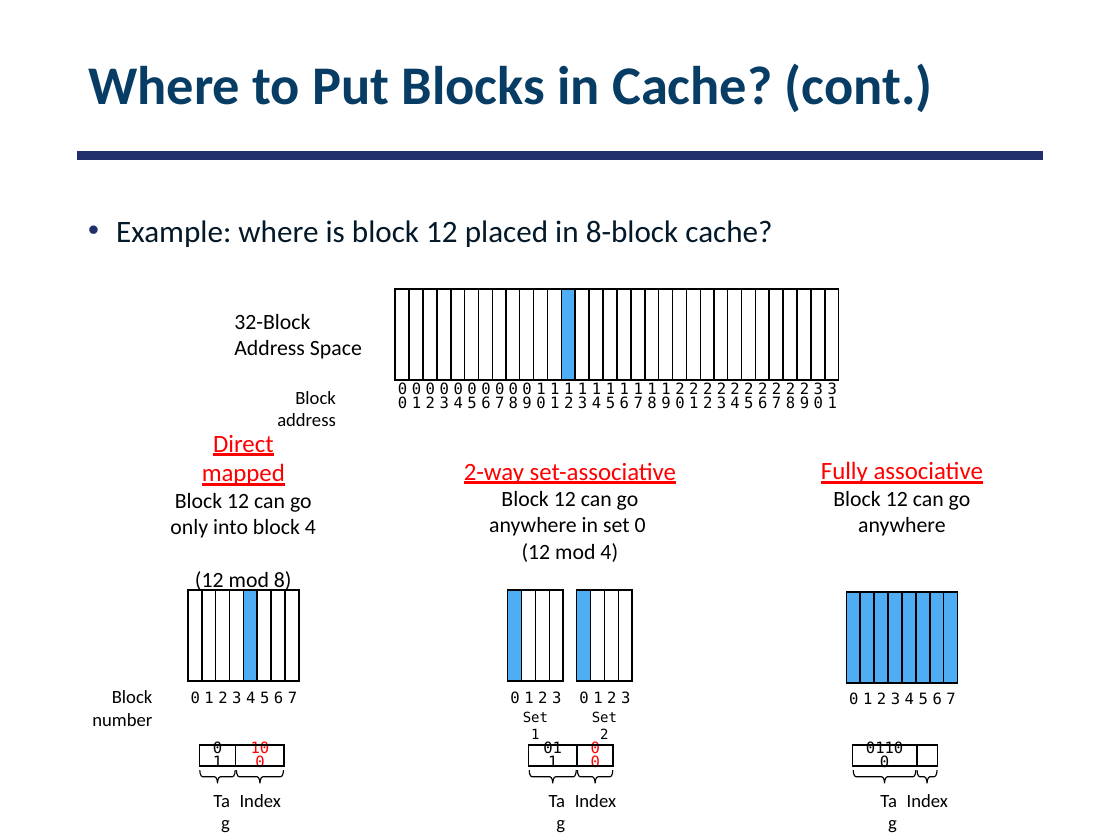
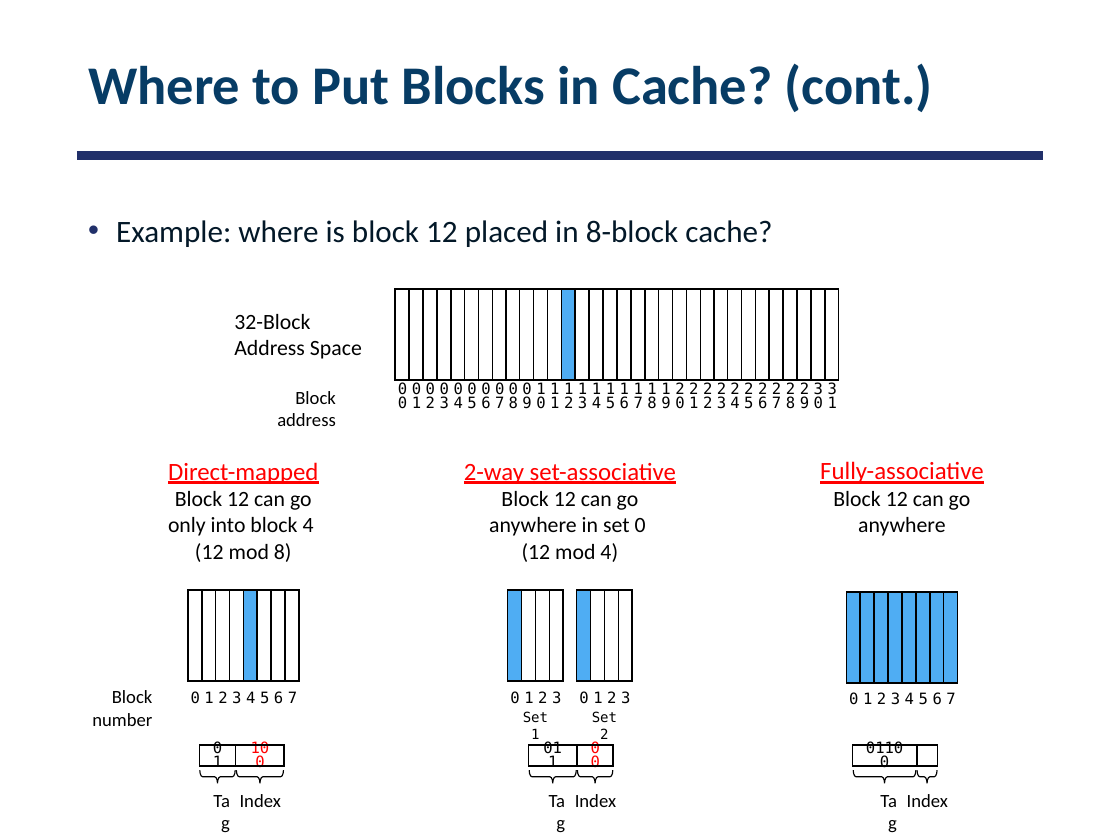
Before and after one commit to smajidzahedi/ECE350, a slide deck: slide 17 of 08-caching.pptx. Drawn at 1120x840 pixels with LibreOffice and Linux fonts; fonts in the diff are those of the drawing. Boxes give left, top, right and bottom in pixels: in the first picture for what was removed or moved away, otherwise in the second. Text is boxed around its words. In the diff, an @@ line names an element or a change of style, - is before the commit and + after.

Commit message:
fixed typos during lecture

```diff
--- a/08-caching.pptx
+++ b/08-caching.pptx
@@ text "Direct-mapped" moved from (x1=170, y1=435, x2=316, y2=593) to (x1=168, y1=462, x2=318, y2=562) @@
@@ text at (x1=168, y1=462, x2=318, y2=484): text changed @@
-Direct mapped
+Direct-mapped
@@ text at (x1=820, y1=461, x2=983, y2=484): text changed @@
-Fully associative
+Fully-associative
```
Also in this commit, not shown: 8 other slides changed, 3 other files.
